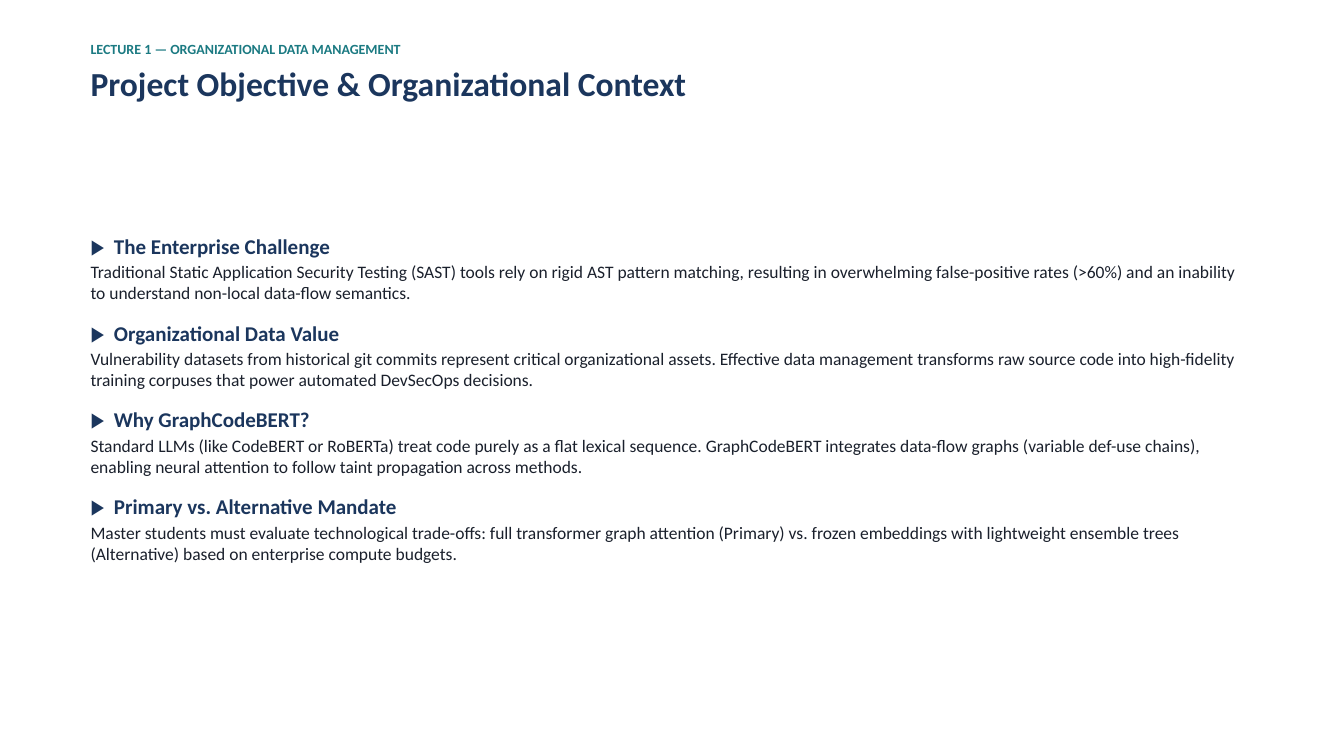
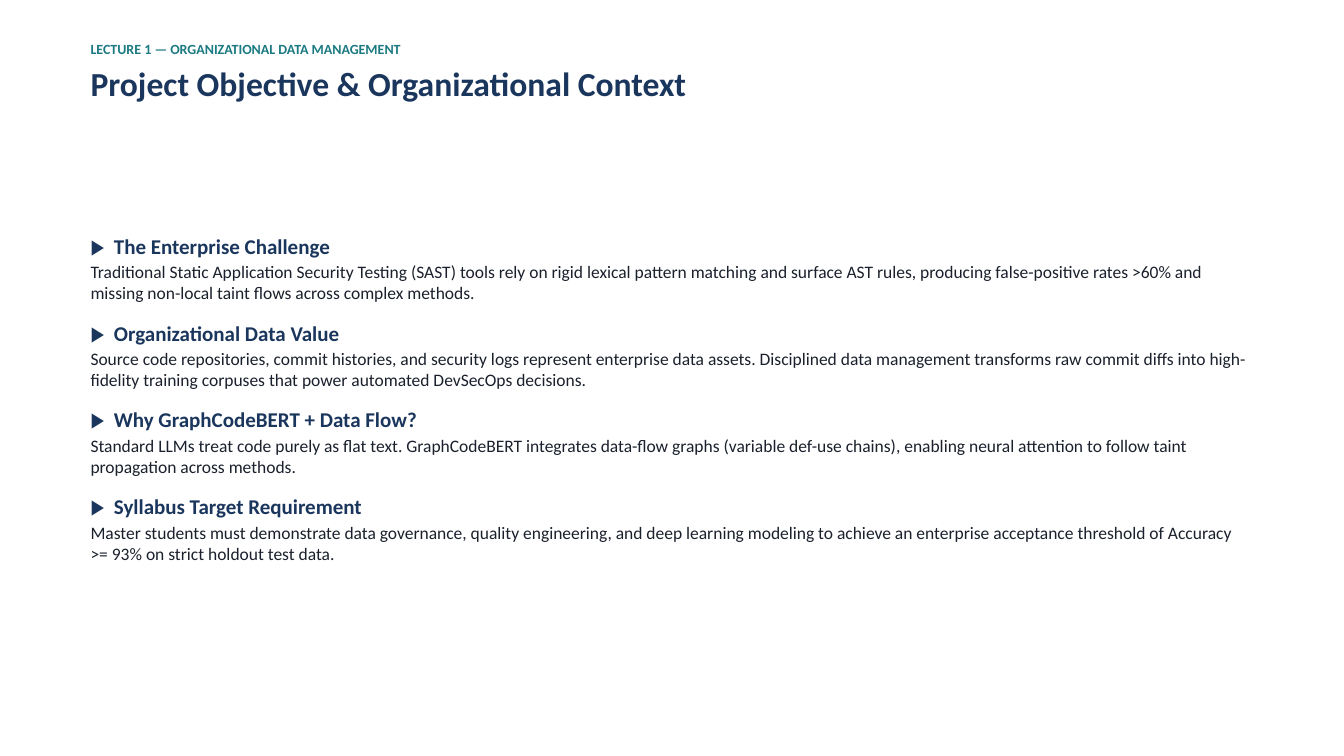
Before and after one commit to Tasik1/kbtu-mood-midterm-team2, a slide deck: slide 3 of docs/Midterm_Presentation_Team2.pptx. Drawn at 1344x756 pixels with LibreOffice and Linux fonts; fonts in the diff are those of the drawing. Boxes give left, top, right and bottom in pixels: in the first picture for what was removed or moved away, otherwise in the second. Text is boxed around its words. In the diff, an @@ line names an element or a change of style, - is before the commit and + after.

Commit message:
Align with Laboratory Work Report Template, remove alternative method, add technical problem evidence and screenshots

```diff
--- a/docs/Midterm_Presentation_Team2.pptx
+++ b/docs/Midterm_Presentation_Team2.pptx
@@ text at [91,265,1202,302]: text changed @@
-Traditional Static Application Security Testing (SAST) tools rely on rigid AST pattern matching, resulting in overwhelming false-positive rates (>60%) and an inability to understand non-local data-flow semantics.
+Traditional Static Application Security Testing (SAST) tools rely on rigid lexical pattern matching and surface AST rules, producing false-positive rates >60% and missing non-local taint flows across complex methods.
@@ text at [91,353,1246,560]: text changed @@
-Vulnerability datasets from historical git commits represent critical organizational assets. Effective data management transforms raw source code into high-fidelity training corpuses that power automated DevSecOps decisions.
-▶ Why GraphCodeBERT?
-Standard LLMs (like CodeBERT or RoBERTa) treat code purely as a flat lexical sequence. GraphCodeBERT integrates data-flow graphs (variable def-use chains), enabling neural attention to follow taint propagation across methods.
-▶ Primary vs. Alternative Mandate
-Master students must evaluate technological trade-offs: full transformer graph attention (Primary) vs. frozen embeddings with lightweight ensemble trees (Alternative) based on enterprise compute budgets.
+Source code repositories, commit histories, and security logs represent enterprise data assets. Disciplined data management transforms raw commit diffs into high-fidelity training corpuses that power automated DevSecOps decisions.
+▶ Why GraphCodeBERT + Data Flow?
+Standard LLMs treat code purely as flat text. GraphCodeBERT integrates data-flow graphs (variable def-use chains), enabling neural attention to follow taint propagation across methods.
+▶ Syllabus Target Requirement
+Master students must demonstrate data governance, quality engineering, and deep learning modeling to achieve an enterprise acceptance threshold of Accuracy >= 93% on strict holdout test data.
```
Also in this commit, not shown: 6 other slides changed, 1 slide added, 1 slide removed, 24 other files.
